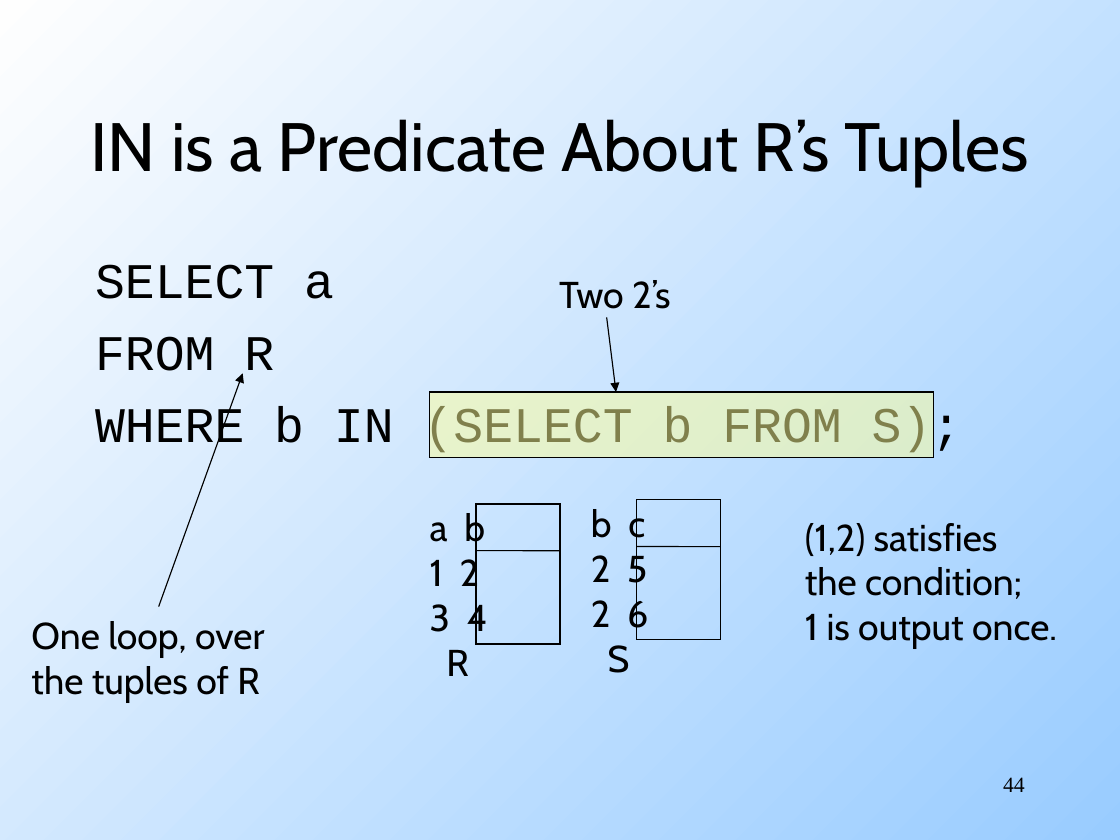
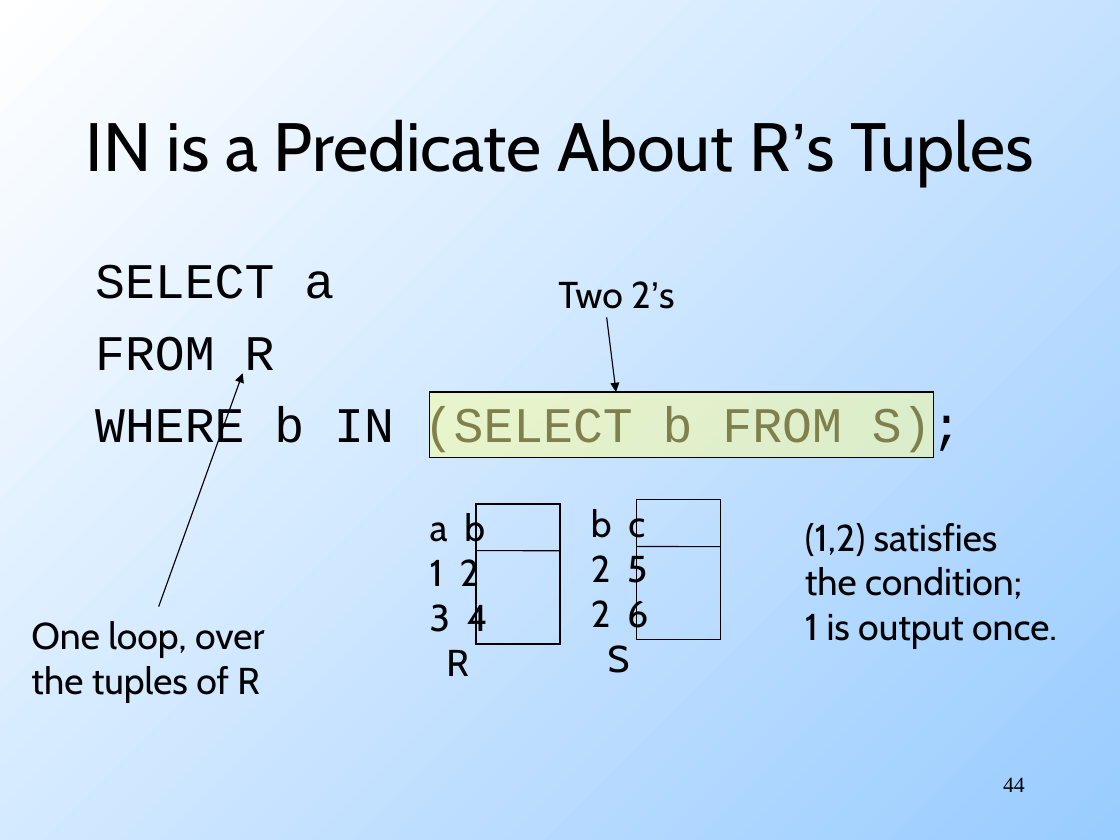
Before and after one commit to mohankgaddam/eas503ubcourse, a slide deck: slide 44 of _downloads/SQL.ppt. Drawn at 1120x840 pixels with LibreOffice and Linux fonts; fonts in the diff are those of the drawing. Boxes give left, top, right and bottom in pixels: in the first picture for what was removed or moved away, otherwise in the second. Text is boxed around its words. In the diff, an @@ line names an element or a change of style, - is before the commit and + after.

```diff
--- a/_downloads/SQL.ppt
+++ b/_downloads/SQL.ppt
@@ background gradient #99CCFF to #FEFEFE to gradient #99CCFF to #FFFFFF @@
@@ title "IN is a Predicate About ..." at [86, 119, 1034, 187]: font Cabin to Arial in "R’s" @@
@@ text "Two 2’s" at [558, 281, 674, 309]: font Cabin to Arial in "2’s" @@
```
Also in this commit, not shown: 60 other slides changed, 48 slides added.
